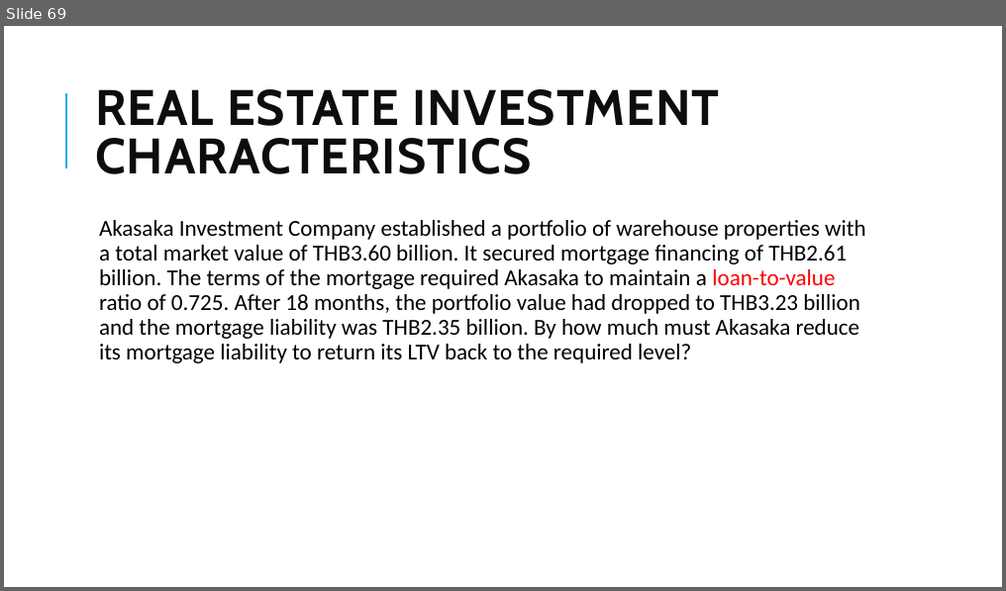
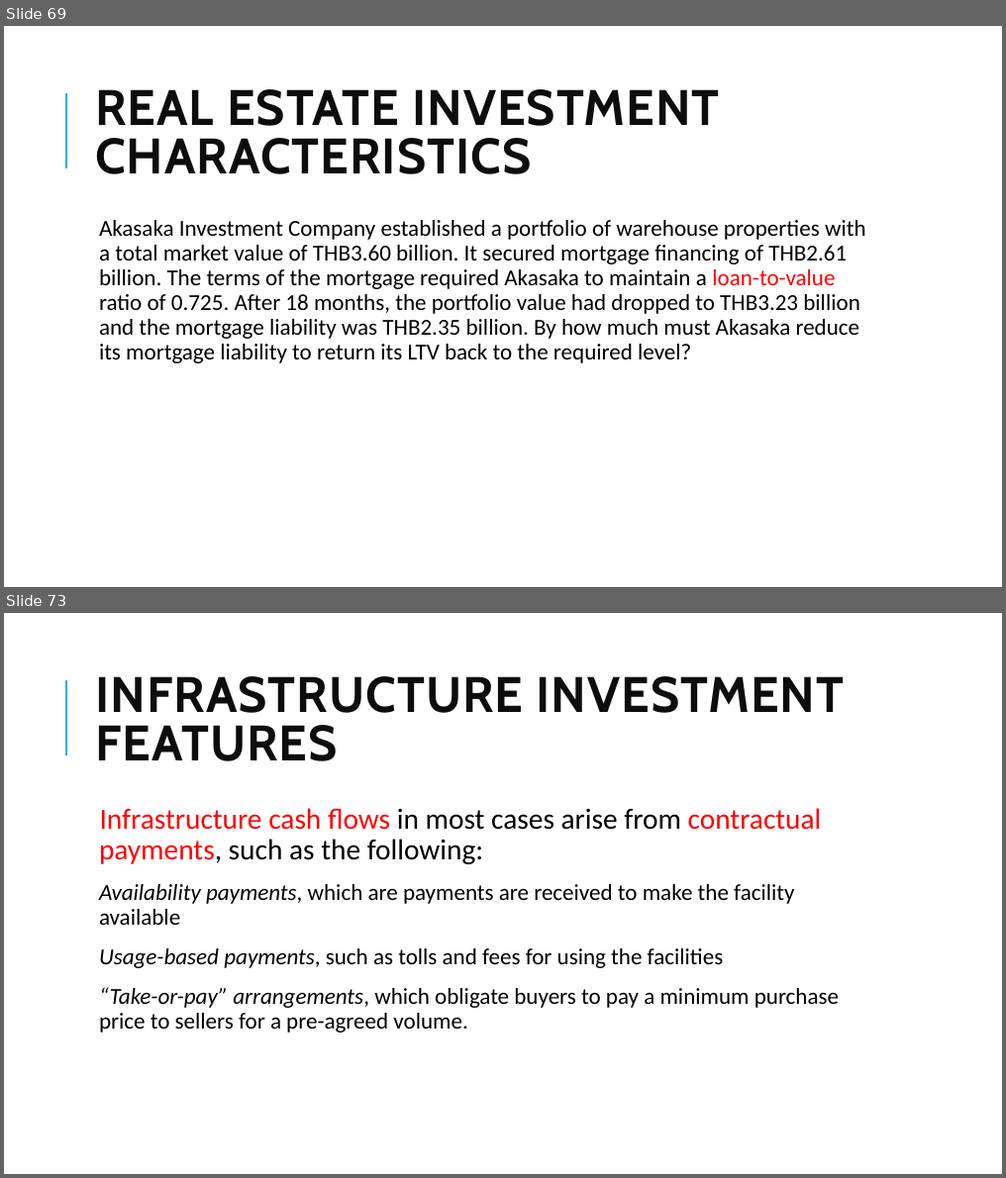
Before and after one commit to Isco0530/data, a slide deck: 2024Alternative.pptx. Shown one above the other, each under a label of ours: slide 69 before the commit, slides 69 and 73 after it; the slides between them are not shown. The pictures are 1006x591 and 1006x1178 pixels, drawn with LibreOffice and Linux fonts; fonts in the diff are those of the drawing. Boxes give left, top, right and bottom in pixels: in the first picture for what was removed or moved away, otherwise in the second. Text is boxed around its words. In the diff, an @@ line names an element or a change of style, - is before the commit and + after.

```diff
--- a/2024Alternative.pptx
+++ b/2024Alternative.pptx
@@ slide 73 added at box(4, 613, 1002, 1174), background #FFFFFF; not listed: 1 template element that a slide beside it also shows @@
@@ title added at box(95, 676, 845, 761), 48 pt, text #0D0D0D, bold @@
+INFRASTRUCTURE INVESTMENT FEATURES
@@ text added at box(99, 808, 839, 1033), 22 pt, text #000000 @@
+  Infrastructure cash flows in most cases arise from contractual payments, such as the following:
+  Availability payments, which are payments are received to make the facility available
+  Usage-based payments, such as tolls and fees for using the facilities
+  “Take-or-pay” arrangements, which obligate buyers to pay a minimum purchase price to sellers for a pre-agreed volume.
```
Also in this commit, not shown: 3 slides changed, 2 other slides added.
